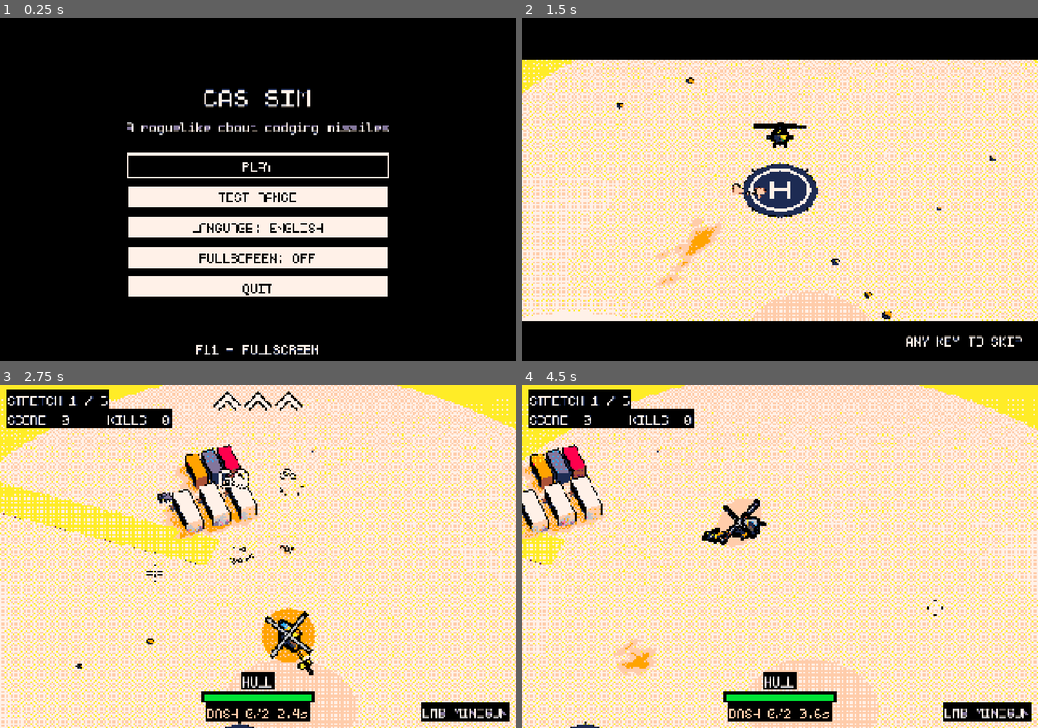
Above: before the commit, frames 1-4 (two rows, left to right).
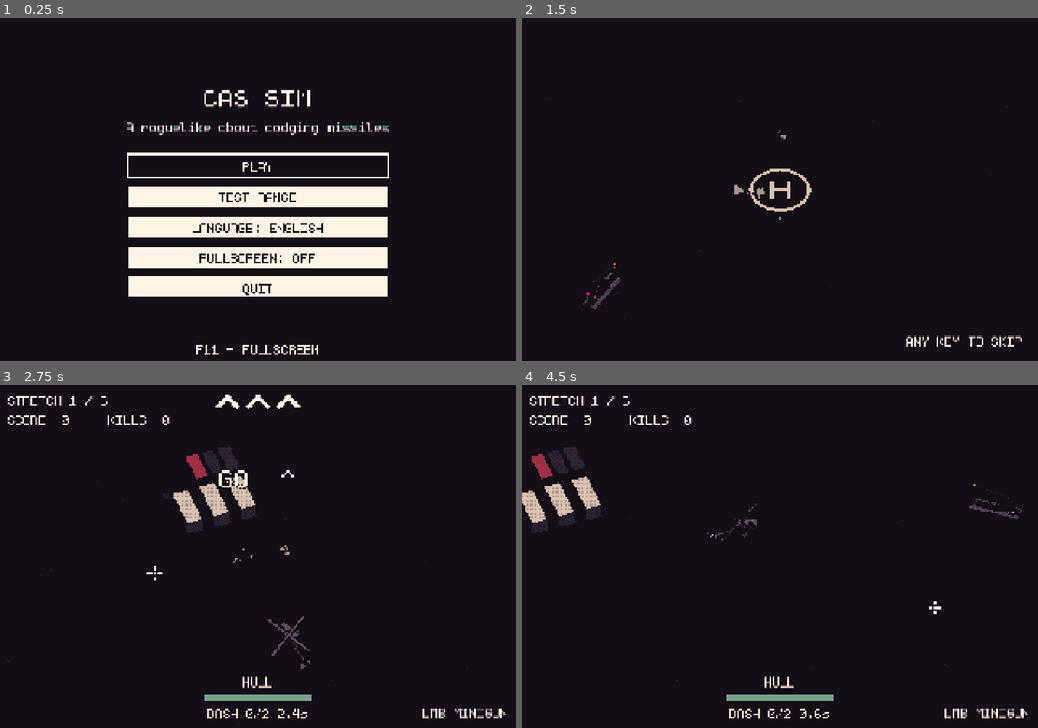
Above: after the commit, the same moments.

Repository: chronicallydev/CAS
Game: Godot game, scene res://features/menu/main_menu.tscn
Two runs of this game, one before a commit and one after it. Both use one fixed random seed, a clock stepped at 60 frames per second and the inputs below.
Inputs (mouse positions are in pixels of both pictures, inside the frame that each line leads up to):
- Up to frame 1 (0.25 s): no input
- Up to frame 2 (1.5 s): click "PLAY" at 0.5 s; tap Enter at 1.25 s; move the mouse to (893, 172) at 1.27 s; hold D from 1.28 s (still down); tap F at 1.35 s; click (893, 172) at 1.42 s
- Up to frame 3 (2.75 s): tap Space at 1.52, 2.27 s; move the mouse to (154, 573) at 2.02 s; release D at 2.03 s; hold S from 2.03 s (still down); tap Shift at 2.1 s; click (154, 573) at 2.17 s
- Up to frame 4 (4.5 s): move the mouse to (831, 481) at 2.77 s; release S at 2.78 s; hold D 2.78-3.53 s; tap G at 2.85 s; click (831, 481) at 2.92 s; move the mouse to (754, 625) at 3.52 s; hold W 3.53-4.28 s; tap 1 at 3.6 s; click (754, 625) at 3.67 s; tap Space at 3.77 s; move the mouse to (934, 607) at 4.27 s; hold A from 4.28 s (still down); tap R at 4.35 s; click (934, 607) at 4.42 s

The runs differ from the first frame. In frame 1, 0.3% of the frame differs, in the area x 24-76%, y 20-99%; in frame 2, 76%; in frame 3, 93%; in frame 4, 94%, in the area x 0-100%, y 0-100%.

Commit message:
Try a Dusk palette: dark plum ground, bone, teal and coral
- Add the Dusk palette (after 20 Minutes Till Dawn) and make it the default
- Palettes can name their own colours; effect roles look them up by name
- Dusk tints enemies teal and the player bone instead of darken/lighten
- Night ground: dark plum, denser teal grass, plum stones, quieter dunes
- Dusk lighting: cool sun, no fog, shadows, filmic tonemap or contrast

Diff:
--- a/features/mission/enemies/enemy_base.gd
+++ b/features/mission/enemies/enemy_base.gd
@@ -87,7 +87,7 @@
 		return true
 
 	# White, then red with a colour palette: hits on dark enemies register.
-	HitFlash.trigger(self, Color.WHITE, Color.TRANSPARENT if OneBit.mono() else OneBit.PICO.red)
+	HitFlash.trigger(self, Color.WHITE, Color.TRANSPARENT if OneBit.mono() else OneBit.colour("red"))
 	return false
 
 
--- a/features/mission/environment/desert_environment.gd
+++ b/features/mission/environment/desert_environment.gd
@@ -30,6 +30,13 @@
 	"terminal": Color(0.84, 0.76, 0.66),
 	"oilfield": Color(0.72, 0.6, 0.46),
 }
+# With a "night" palette (Dusk; see RetroPalettes) the ground is dark plum
+# instead, whatever the biome: ground colours are scaled from it by their
+# brightness, so salt and dunes still come out a step apart. The scatter
+# turns into teal grass and plum stones on it.
+const GROUND_NIGHT := Color(0.22, 0.165, 0.26)
+const GRASS_NIGHT := [Color(0.18, 0.3, 0.27), Color(0.27, 0.43, 0.36)]
+const STONE_NIGHT := Color(0.22, 0.17, 0.24)
 
 @export_enum("desert", "wadi", "saltflat", "ridge", "refinery", "terminal", "oilfield") var biome: String = "desert":
 	set(value):
@@ -134,7 +141,9 @@
 	rng.seed = seed_value
 
 	sand = P.material(Color(0.72, 0.6, 0.46), 1.0)
-	dirt = P.material(Color(0.8, 0.7, 0.6), 1.0)
+	dirt = P.material(ground_tone(Color(0.8, 0.7, 0.6)), 1.0)
+	if night():
+		dirt.metallic_specular = 0.0
 	concrete = P.material(Color(0.66, 0.64, 0.6), 0.95)
 	steel = P.material(Color(0.36, 0.38, 0.4), 0.5, 0.6)
 	pipe_mat = P.material(Color(0.55, 0.55, 0.52), 0.4, 0.7)
@@ -158,8 +167,25 @@
 	if ground == null or ground.material == null:
 		return
 	var mat: StandardMaterial3D = ground.material.duplicate()
-	mat.albedo_color = color
+	mat.albedo_color = ground_tone(color)
+	if night():
+		# On dark ground the sky's reflection would win and turn it teal.
+		mat.metallic_specular = 0.0
 	ground.material = mat
+
+
+# True while the palette wants a dark ground (see GROUND_NIGHT). Looked up
+# by path, as this also runs in the editor, where PixelArt isn't loaded.
+func night() -> bool:
+	var pixel_art := get_node_or_null("/root/PixelArt")
+	return pixel_art != null and RetroPalettes.LIST[pixel_art.palette].get("night", false)
+
+
+# `color` as ground: itself by day, scaled from GROUND_NIGHT by night.
+func ground_tone(color: Color) -> Color:
+	if not night():
+		return color
+	return GROUND_NIGHT * (color.get_luminance() / 0.78)
 
 
 # --- Biomes ----------------------------------------------------------------
@@ -481,13 +507,17 @@
 # and what they fire. Roughness 0 opts out of the outline pass; no specular
 # keeps it from mirroring the sky at that roughness.
 func ground_material(color: Color) -> StandardMaterial3D:
-	var mat := P.material(color, 0.0)
+	var mat := P.material(ground_tone(color), 0.0)
 	mat.metallic_specular = 0.0
 	return mat
 
 
 func build_dunes() -> void:
 	var dune_mat := ground_material(GROUND.get(biome, GROUND["desert"]))
+	if night():
+		# Dunes face the light more than the flat ground: darker, to stay a
+		# quiet step above it.
+		dune_mat.albedo_color *= 0.8
 
 	for i in dune_count:
 		var pos := random_ground_point(80.0, outer_radius)
@@ -503,6 +533,8 @@
 	mesh.radial_segments = 6
 	mesh.rings = 3
 	var mat := ground_material(Color(1, 1, 1))
+	# Coloured per instance, by night too.
+	mat.albedo_color = Color.WHITE
 	mat.vertex_color_use_as_albedo = true
 	mesh.material = mat
 
@@ -521,7 +553,7 @@
 		pos.y += scale.y * 0.2
 		multimesh.set_instance_transform(i, Transform3D(basis, pos))
 		var shade := rng.randf_range(0.5, 0.6)
-		multimesh.set_instance_color(i, Color(shade * 1.1, shade * 0.95, shade * 0.8))
+		multimesh.set_instance_color(i, STONE_NIGHT * shade * 1.8 if night() else Color(shade * 1.1, shade * 0.95, shade * 0.8))
 
 	var instance := MultiMeshInstance3D.new()
 	instance.multimesh = multimesh
@@ -535,10 +567,13 @@
 	mesh.radial_segments = 7
 	mesh.rings = 4
 	var mat := ground_material(Color(1, 1, 1))
+	# Coloured per instance, by night too.
+	mat.albedo_color = Color.WHITE
 	mat.vertex_color_use_as_albedo = true
 	mesh.material = mat
 
-	var count := int(shrub_count * scatter_density)
+	# Denser by night: teal grass speckling the dark ground.
+	var count := int(shrub_count * scatter_density * (8.0 if night() else 1.0))
 	var multimesh := MultiMesh.new()
 	multimesh.transform_format = MultiMesh.TRANSFORM_3D
 	multimesh.use_colors = true
@@ -552,7 +587,8 @@
 		pos.y += s * 0.15
 		multimesh.set_instance_transform(i, Transform3D(basis, pos))
 		var green := rng.randf_range(0.0, 1.0)
-		multimesh.set_instance_color(i, Color(0.45, 0.42, 0.25).lerp(Color(0.38, 0.45, 0.22), green))
+		var grass: Color = GRASS_NIGHT[0].lerp(GRASS_NIGHT[1], green)
+		multimesh.set_instance_color(i, grass if night() else Color(0.45, 0.42, 0.25).lerp(Color(0.38, 0.45, 0.22), green))
 
 	var instance := MultiMeshInstance3D.new()
 	instance.multimesh = multimesh
--- a/features/mission/hud/damage_numbers.gd
+++ b/features/mission/hud/damage_numbers.gd
@@ -32,7 +32,7 @@
 	var label := Label.new()
 	label.text = str(maxi(roundi(amount), 1))
 	label.add_theme_font_size_override("font_size", UiStyle.px(FONT_SIZE * (2 if killed else 1)))
-	label.add_theme_color_override("font_color", Color.WHITE if not killed or OneBit.mono() else OneBit.PICO.red)
+	label.add_theme_color_override("font_color", Color.WHITE if not killed or OneBit.mono() else OneBit.colour("red"))
 	label.add_theme_color_override("font_shadow_color", Color.BLACK)
 	var shadow := roundi(PixelArt.ui_pixel_units())
 	label.add_theme_constant_override("shadow_offset_x", shadow)
--- a/features/mission/hud/dodge_fx.gd
+++ b/features/mission/hud/dodge_fx.gd
@@ -179,7 +179,7 @@
 func make_bar() -> ColorRect:
 	var bar := ColorRect.new()
 	# Dark blue with a colour palette: time has gone cold.
-	bar.color = INK if OneBit.mono() else OneBit.PICO.dark_blue
+	bar.color = INK if OneBit.mono() else OneBit.colour("dark_blue")
 	bar.mouse_filter = Control.MOUSE_FILTER_IGNORE
 	add_child(bar)
 	return bar
@@ -303,8 +303,8 @@
 	if chain_dodge == null or not chain_dodge.is_slowed():
 		return
 	if not OneBit.mono() and top_bar.offset_bottom > 1.0:
-		draw_rect(Rect2(0, top_bar.offset_bottom, size.x, EDGE_WIDTH), OneBit.PICO.blue)
-		draw_rect(Rect2(0, size.y + bottom_bar.offset_top - EDGE_WIDTH, size.x, EDGE_WIDTH), OneBit.PICO.blue)
+		draw_rect(Rect2(0, top_bar.offset_bottom, size.x, EDGE_WIDTH), OneBit.colour("blue"))
+		draw_rect(Rect2(0, size.y + bottom_bar.offset_top - EDGE_WIDTH, size.x, EDGE_WIDTH), OneBit.colour("blue"))
 	var missile := chain_dodge.next_missile()
 	var camera := get_viewport().get_camera_3d()
 	if missile == null or camera == null:
--- a/features/mission/mission_context.gd
+++ b/features/mission/mission_context.gd
@@ -62,9 +62,27 @@
 	helicopter.initialize(self, airframe, mounted_weapons())
 	guns.equip(mounted_types(), helicopter.weapon_muzzles)
 	camera_rig.snap()
+	if environment.night():
+		dusk_lighting()
 
 	hud.initialize(self)
 	guns.kill_registered.connect(hud.register_kill)
+
+
+## With a "night" palette (Dusk), a cool, fogless light: the desert's warm
+## fog and sun would wash the dark ground out to olive.
+func dusk_lighting() -> void:
+	var sun := world.get_node("Atmosphere/DirectionalLight3D") as DirectionalLight3D
+	sun.light_color = Color(0.86, 0.84, 1.0)
+	# Long shadows only dither into noise on the dark ground.
+	sun.shadow_enabled = false
+	var sky := (world.get_node("Atmosphere/WorldEnvironment") as WorldEnvironment).environment.duplicate() as Environment
+	sky.fog_enabled = false
+	# Filmic tonemapping and the contrast boost crush dark colours to black.
+	sky.tonemap_mode = Environment.TONE_MAPPER_LINEAR
+	sky.adjustment_enabled = false
+	sky.ambient_light_color = Color(0.4, 0.34, 0.48)
+	(world.get_node("Atmosphere/WorldEnvironment") as WorldEnvironment).environment = sky
 
 
 ## WeaponData per hardpoint (null where empty), for building the model.
--- a/features/mission/player/helicopter.gd
+++ b/features/mission/player/helicopter.gd
@@ -586,7 +586,7 @@
 		warning_label.visible = false
 	elif incoming:
 		warning_label.text = "MISSILE INBOUND"
-		warning_label.add_theme_color_override("font_color", Color.WHITE if OneBit.mono() else OneBit.PICO.red)
+		warning_label.add_theme_color_override("font_color", Color.WHITE if OneBit.mono() else OneBit.colour("red"))
 		warning_label.visible = fmod(time, 0.25) < 0.15
 	elif lock_warning_timer > 0.0:
 		warning_label.text = "MISSILE LOCK"
@@ -624,7 +624,7 @@
 func update_low_hull() -> void:
 	var low := not dead and health < max_health * LOW_HULL
 	low_smoke.emitting = low
-	var normal := Color.WHITE if OneBit.mono() else OneBit.PICO.green
+	var normal := Color.WHITE if OneBit.mono() else OneBit.colour("green")
 	if not low:
 		hull_fill.bg_color = normal
 		return
@@ -632,7 +632,7 @@
 	if OneBit.mono():
 		hull_fill.bg_color = Color.WHITE if lit else Color.BLACK
 	else:
-		hull_fill.bg_color = OneBit.PICO.red if lit else OneBit.PICO.dark_purple
+		hull_fill.bg_color = OneBit.colour("red") if lit else OneBit.colour("dark_purple")
 
 
 func build_low_smoke() -> void:
@@ -707,7 +707,7 @@
 	bg.set_border_width_all(8)
 	var fill := StyleBoxFlat.new()
 	hull_fill = fill
-	fill.bg_color = Color.WHITE if OneBit.mono() else OneBit.PICO.green
+	fill.bg_color = Color.WHITE if OneBit.mono() else OneBit.colour("green")
 	fill.border_color = Color.BLACK
 	fill.set_border_width_all(8)
 	health_bar.add_theme_stylebox_override("background", bg)
--- a/features/mission/upgrades/scrap.gd
+++ b/features/mission/upgrades/scrap.gd
@@ -33,8 +33,8 @@
 	add_child(piece)
 	# A crate with a black rim and a cross on it, so it reads as a pickup:
 	# white with a black cross in 1-bit, green with a white one in colour.
-	var crate := Color.WHITE if OneBit.mono() else OneBit.PICO.green
-	var cross := Color.BLACK if OneBit.mono() else OneBit.PICO.white
+	var crate := Color.WHITE if OneBit.mono() else OneBit.colour("green")
+	var cross := Color.BLACK if OneBit.mono() else OneBit.colour("white")
 	P.box(piece, Vector3(1.6, 1.0, 1.6), Vector3.ZERO, OneBit.solid(crate))
 	P.box(piece, Vector3(1.7, 0.2, 0.4), Vector3(0, 0.52, 0), OneBit.solid(cross))
 	P.box(piece, Vector3(0.4, 0.2, 1.7), Vector3(0, 0.52, 0), OneBit.solid(cross))
--- a/features/mission/vfx/explosion_scene.gd
+++ b/features/mission/vfx/explosion_scene.gd
@@ -192,14 +192,14 @@
 	for i in 3:
 		var part := MeshInstance3D.new()
 		part.mesh = disc
-		part.material_override = OneBit.solid(OneBit.PICO.brown)
+		part.material_override = OneBit.solid(OneBit.colour("brown"))
 		part.cast_shadow = GeometryInstance3D.SHADOW_CASTING_SETTING_OFF
 		part.position = Vector3(randf_range(-0.8, 0.8), 0.0, randf_range(-0.8, 0.8)) * size
 		part.scale = Vector3(randf_range(1.4, 2.0), 1.0, randf_range(1.0, 1.6)) * size
 		mark.add_child(part)
 	var middle := MeshInstance3D.new()
 	middle.mesh = disc
-	middle.material_override = OneBit.solid(OneBit.PICO.dark_grey)
+	middle.material_override = OneBit.solid(OneBit.colour("dark_grey"))
 	middle.cast_shadow = GeometryInstance3D.SHADOW_CASTING_SETTING_OFF
 	middle.position.y = 0.01
 	middle.scale = Vector3(0.9, 1.0, 0.7) * size
--- a/shared/health_bar/health_bar_3d.gd
+++ b/shared/health_bar/health_bar_3d.gd
@@ -48,7 +48,7 @@
 	# the border, so the chunk shows through where its fill has gone.
 	lag_bar = health_bar.duplicate()
 	var lag_fill := StyleBoxFlat.new()
-	lag_fill.bg_color = Color(0.5, 0.5, 0.5) if OneBit.mono() else OneBit.PICO.red
+	lag_fill.bg_color = Color(0.5, 0.5, 0.5) if OneBit.mono() else OneBit.colour("red")
 	lag_bar.add_theme_stylebox_override("fill", lag_fill)
 	viewport.add_child(lag_bar)
 	viewport.move_child(lag_bar, 0)
--- a/shared/pixelart/one_bit.gd
+++ b/shared/pixelart/one_bit.gd
@@ -11,7 +11,7 @@
 # Mid-tones and see-through effects turn into dither noise, so effects use
 # solid puffs: a fill colour with a rim of the opposite colour.
 #
-# With a colour palette (PICO-8; see PixelArt.is_monochrome) the same rules
+# With a colour palette (Dusk, PICO-8; see PixelArt.is_monochrome) the same rules
 # hold in colour: units keep their hue (enemies darker, the player lighter),
 # and effects take their fill and rim from ROLES instead of black and white.
 # Styles are picked when a thing is built, so switching palettes mid-fight
@@ -38,23 +38,23 @@
 }
 
 # What each kind of effect is drawn in: [1-bit fill, 1-bit rim, colour fill,
-# colour rim]. Enemy fire is red in colour, the colour the eye finds first
-# on the sand; the player's stays white.
+# colour rim], the colour ones by name (see colour). Enemy fire is red in
+# colour, the colour the eye finds first; the player's stays white.
 const ROLES := {
-	"fire": [Color.WHITE, Color.BLACK, PICO.yellow, PICO.red],
-	"smoke": [Color.BLACK, Color.WHITE, PICO.dark_grey, PICO.black],
-	"dust": [Color.WHITE, Color.BLACK, PICO.peach, PICO.brown],
-	"spark": [Color.WHITE, Color.BLACK, PICO.yellow, PICO.black],
-	"trail": [Color.WHITE, Color.BLACK, PICO.light_grey, PICO.dark_grey],
+	"fire": [Color.WHITE, Color.BLACK, "yellow", "red"],
+	"smoke": [Color.BLACK, Color.WHITE, "dark_grey", "black"],
+	"dust": [Color.WHITE, Color.BLACK, "peach", "brown"],
+	"spark": [Color.WHITE, Color.BLACK, "yellow", "black"],
+	"trail": [Color.WHITE, Color.BLACK, "light_grey", "dark_grey"],
 	# A missile the player sent back.
-	"deflect_trail": [Color.WHITE, Color.BLACK, PICO.yellow, PICO.orange],
-	"enemy_fire": [Color.BLACK, Color.WHITE, PICO.red, PICO.black],
-	"player_fire": [Color.WHITE, Color.BLACK, PICO.white, PICO.black],
-	"warning": [Color.BLACK, Color.WHITE, PICO.red, PICO.white],
+	"deflect_trail": [Color.WHITE, Color.BLACK, "yellow", "orange"],
+	"enemy_fire": [Color.BLACK, Color.WHITE, "red", "black"],
+	"player_fire": [Color.WHITE, Color.BLACK, "white", "black"],
+	"warning": [Color.BLACK, Color.WHITE, "red", "white"],
 	# The heavy rocket, which can't be sent back: set apart from the rest.
-	"heavy_fire": [Color.BLACK, Color.WHITE, PICO.dark_purple, PICO.black],
+	"heavy_fire": [Color.BLACK, Color.WHITE, "dark_purple", "black"],
 	# The solid drop shadow under enemy helicopters (no rim).
-	"shadow": [Color.BLACK, Color.BLACK, PICO.dark_blue, PICO.dark_blue],
+	"shadow": [Color.BLACK, Color.BLACK, "dark_blue", "dark_blue"],
 }
 
 static var _puffs: Dictionary = {}
@@ -66,14 +66,21 @@
 	return PixelArt.is_monochrome()
 
 
+## The colour palette's colour called `name` (PICO-8's names; a palette
+## can name its own, see RetroPalettes).
+static func colour(name: String) -> Color:
+	var named: Dictionary = RetroPalettes.LIST[PixelArt.palette].get("named", {})
+	return Color(named[name]) if named.has(name) else PICO[name]
+
+
 ## `role`'s fill colour (see ROLES).
 static func fill(role: String) -> Color:
-	return ROLES[role][0 if mono() else 2]
+	return ROLES[role][0] if mono() else colour(ROLES[role][2])
 
 
 ## `role`'s rim colour (see ROLES).
 static func rim_color(role: String) -> Color:
-	return ROLES[role][1 if mono() else 3]
+	return ROLES[role][1] if mono() else colour(ROLES[role][3])
 
 
 ## A puff (see puff) in `role`'s colours.
@@ -83,38 +90,47 @@
 
 ## Darkens every mesh under `root`: to near-black in 1-bit, a darker shade
 ## of its own colour otherwise.
+## A palette with its own "ink" (see RetroPalettes) tints toward that
+## instead (Dusk: muted teal, so enemies read on its dark ground).
 static func ink(root: Node) -> void:
+	var own: Array = RetroPalettes.LIST[PixelArt.palette].get("ink", [])
 	if mono():
 		_restyle(root, INK_RANGE, "one_bit_ink")
+	elif not own.is_empty():
+		_restyle(root, own[1], "palette_ink", Color(own[0]), own[2])
 	else:
 		_restyle(root, COLOUR_INK_RANGE, "colour_ink")
 
 
 ## Lightens every mesh under `root`: to near-white in 1-bit, a lighter
-## shade of its own colour otherwise.
+## shade of its own colour otherwise, or toward the palette's own "paper".
 static func paper(root: Node) -> void:
+	var own: Array = RetroPalettes.LIST[PixelArt.palette].get("paper", [])
 	if mono():
 		_restyle(root, PAPER_RANGE, "one_bit_paper")
+	elif not own.is_empty():
+		_restyle(root, own[1], "palette_paper", Color(own[0]), own[2])
 	else:
 		_restyle(root, COLOUR_PAPER_RANGE, "colour_paper")
 
 
-static func _restyle(root: Node, span: Vector2, tag: String) -> void:
+static func _restyle(root: Node, span: Vector2, tag: String, tint: Color = Color.WHITE, toward: float = 0.0) -> void:
 	var meshes: Array = root.find_children("*", "MeshInstance3D", true, false)
 	if root is MeshInstance3D:
 		meshes.append(root)
 	for mesh: MeshInstance3D in meshes:
-		_squeeze(mesh.material_override, span, tag)
+		_squeeze(mesh.material_override, span, tag, tint, toward)
 		for i in mesh.get_surface_override_material_count():
-			_squeeze(mesh.get_surface_override_material(i), span, tag)
+			_squeeze(mesh.get_surface_override_material(i), span, tag, tint, toward)
 		if mesh.mesh != null:
 			for i in mesh.mesh.get_surface_count():
-				_squeeze(mesh.mesh.surface_get_material(i), span, tag)
+				_squeeze(mesh.mesh.surface_get_material(i), span, tag, tint, toward)
 
 
 # Materials can be shared between copies of a model, so each is squeezed
-# once and tagged.
-static func _squeeze(material: Material, span: Vector2, tag: String) -> void:
+# once and tagged. `toward` blends the hue toward `tint` at the same
+# brightness.
+static func _squeeze(material: Material, span: Vector2, tag: String, tint: Color = Color.WHITE, toward: float = 0.0) -> void:
 	var standard := material as BaseMaterial3D
 	# Unlit parts (glows, the hit flash's white) are already what they mean
 	# to be; see-through ones would only dither.
@@ -125,10 +141,11 @@
 	var color := standard.albedo_color
 	var brightness := maxf(color.get_luminance(), 0.01)
 	var target := lerpf(span.x, span.y, brightness)
+	var hue := color.lerp(tint * (brightness / maxf(tint.get_luminance(), 0.01)), toward)
 	standard.albedo_color = Color(
-		clampf(color.r * target / brightness, 0.0, 1.0),
-		clampf(color.g * target / brightness, 0.0, 1.0),
-		clampf(color.b * target / brightness, 0.0, 1.0), color.a)
+		clampf(hue.r * target / brightness, 0.0, 1.0),
+		clampf(hue.g * target / brightness, 0.0, 1.0),
+		clampf(hue.b * target / brightness, 0.0, 1.0), color.a)
 
 
 ## Gives every solid mesh under `root` a `width`-thick rim of `color`: a
--- a/shared/pixelart/pixel_art.gd
+++ b/shared/pixelart/pixel_art.gd
@@ -43,9 +43,9 @@
 @export var pixel_ui: bool = true
 # Convert every StandardMaterial3D to toon shading as it appears.
 @export var toon_shading: bool = true
-# Index into RetroPalettes.LIST (0 = black & white; 4 = PICO-8, the look for
+# Index into RetroPalettes.LIST (0 = black & white; 8 = Dusk, the look for
 # now).
-@export var palette: int = 4:
+@export var palette: int = 8:
 	set(value):
 		palette = posmod(value, RetroPalettes.LIST.size())
 		if palette_material != null:
--- a/shared/pixelart/retro_palettes.gd
+++ b/shared/pixelart/retro_palettes.gd
@@ -7,8 +7,14 @@
 # brightness only, for monochrome palettes (colours listed dark to light),
 # and "curve" darkens the image first so the bright sand isn't all white.
 #
-# The game is designed as 1-bit: Black & White comes first. PICO-8 is the
-# default for now (PixelArt.palette = 4); the rest are for comparison.
+# The game is designed as 1-bit: Black & White comes first. Dusk is the
+# default for now (PixelArt.palette = 8); the rest are for comparison.
+#
+# A colour palette can also name its colours ("named", looked up by
+# OneBit.colour; PICO-8's names otherwise), restyle units its own way
+# ("ink" and "paper": [tint, brightness range, how far toward the tint];
+# see OneBit.ink) and ask for a dark ground ("night"; see
+# DesertEnvironment.night).
 
 const LIST := [
 	{"name": "Black & White", "mode": 1, "lightness": true, "curve": 1.4, "colors": [
@@ -28,6 +34,24 @@
 	{"name": "Master System 64", "mode": 2, "levels": 4},
 	{"name": "Grey 4", "mode": 1, "lightness": true, "curve": 1.5, "colors": [
 		"000000", "555555", "aaaaaa", "ffffff"]},
+	# After 20 Minutes Till Dawn: a near-black plum ground, bone white for
+	# the player and what they fire, muted teal for enemies, coral for danger.
+	{"name": "Dusk", "mode": 1, "night": true, "colors": [
+		"140f17", "211a26", "2e2433", "433548", "5e4d5e",
+		"1f3a36", "2f5248", "4a7563", "7aa08a",
+		"a8968e", "d9c2b0", "f2dfcc", "fff4e6",
+		"9e2f45", "e64a5f", "f58a7a"],
+		"named": {
+			"black": "140f17", "dark_blue": "140f17", "dark_purple": "9e2f45",
+			"dark_green": "2f5248", "brown": "433548", "dark_grey": "5e4d5e",
+			"light_grey": "a8968e", "white": "f2dfcc", "red": "e64a5f",
+			"orange": "f58a7a", "yellow": "fff4e6", "green": "7aa08a",
+			"blue": "7aa08a", "lavender": "2e2433", "pink": "f58a7a",
+			"peach": "d9c2b0"},
+		# Enemies go teal, light enough to read on the dark ground; the
+		# player goes bone.
+		"ink": ["4a7563", Vector2(0.35, 0.72), 0.85],
+		"paper": ["f2dfcc", Vector2(0.82, 1.0), 0.85]},
 ]
 
 
